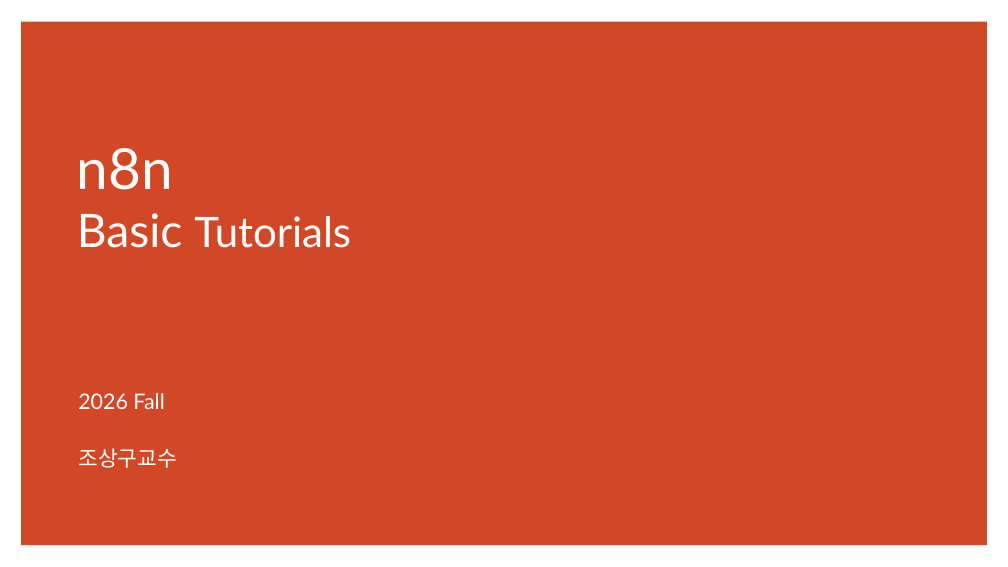
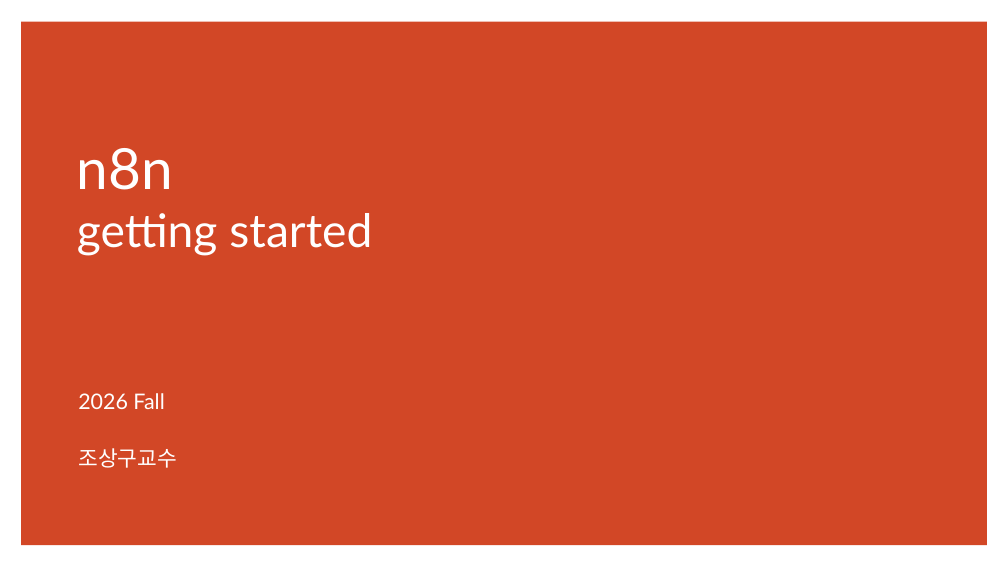
Before and after one commit to ancestor9/2026_Fall_AI-Workflow, a slide deck: slide 37 of PPTs/04_AI Workflow_n8n.pptx (slide 33 before the commit). Drawn at 1008x567 pixels with LibreOffice and Linux fonts; fonts in the diff are those of the drawing. Boxes give left, top, right and bottom in pixels: in the first picture for what was removed or moved away, otherwise in the second. Text is boxed around its words. In the diff, an @@ line names an element or a change of style, - is before the commit and + after.

```diff
--- a/PPTs/04_AI Workflow_n8n.pptx
+++ b/PPTs/04_AI Workflow_n8n.pptx
@@ title at (77, 148, 372, 256): text changed; size 40 to 44 pt @@
-n8n
-Basic Tutorials
+n8n
+getting started
```
Also in this commit, not shown: 3 other slides changed, 4 slides added.
